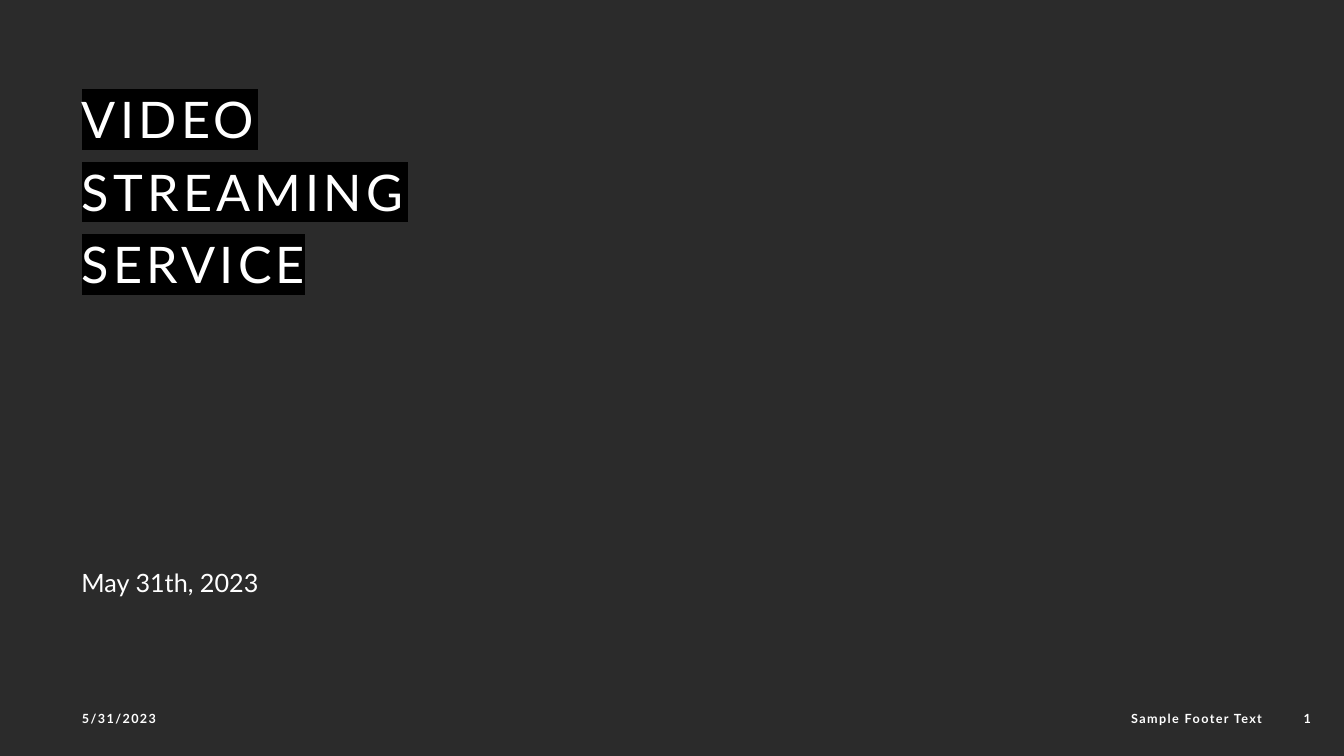
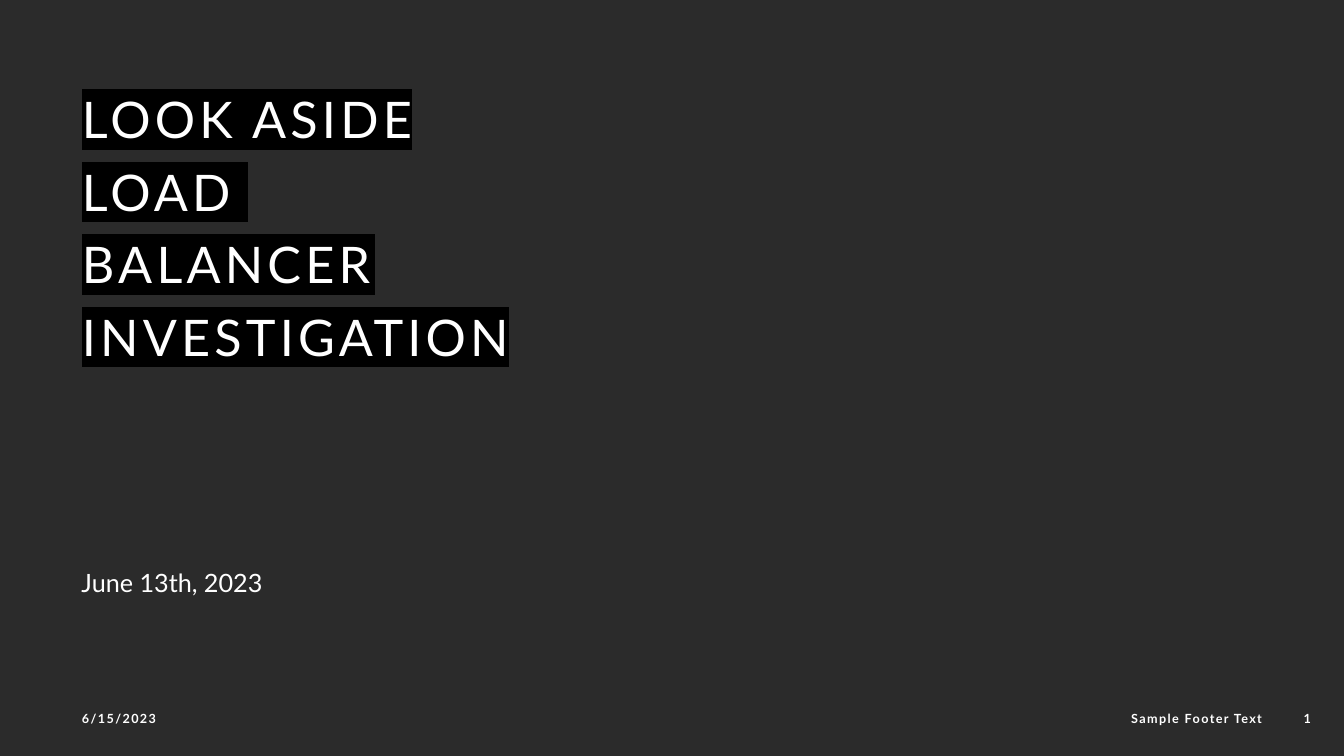
Before and after one commit to truongvanhuy2000/Video-Streaming, a slide deck: slide 1 of Docs/Overview.pptx. Drawn at 1344x756 pixels with LibreOffice and Linux fonts; fonts in the diff are those of the drawing; background and template pictures are left out; a plain dark background stands for a picture behind light text. Boxes give left, top, right and bottom in pixels: in the first picture for what was removed or moved away, otherwise in the second. Text is boxed around its words. In the diff, an @@ line names an element or a change of style, - is before the commit and + after.

```diff
--- a/Docs/Overview.pptx
+++ b/Docs/Overview.pptx
@@ title at [82,101,509,357]: text changed @@
-VIDEO STREAMING SERVICE
+LOOK ASIDE
+LOAD
+BALANCER INVESTIGATION
@@ subtitle at [81,573,262,595]: text changed @@
-May 31th, 2023
+June 13th, 2023
@@ text at [82,713,156,724]: text changed @@
-5/31/2023
+6/15/2023
```
Also in this commit, not shown: 1 other slide changed, 7 slides added, 5 slides removed, 1 other file.
